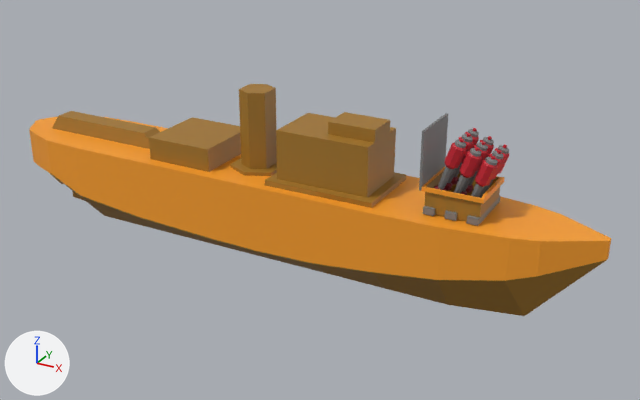
What one commit did to the OBJ model assets/3dmodels/Ship_HMCS_Sackville_Hedgehog.obj.
Before and after are seen from a camera (50 mm lens) standing at (3.11, -5.11, 2.8) and looking at (0.25, 0.08, 0.2). Every picture has the same lights, and +X, +Y and +Z are marked at lower left. Where no turn or scale is listed for an object, it has been applied to the vertices.

In view in the first picture: 'HMCS-Sackville'.
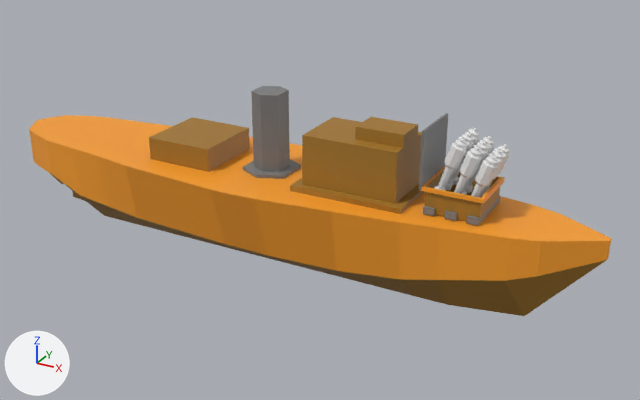
The change, as a diff of the scene's bpy script:
```diff
--- a/assets/3dmodels/Ship_HMCS_Sackville_Hedgehog.obj.py
+++ b/assets/3dmodels/Ship_HMCS_Sackville_Hedgehog.obj.py
@@ mat_material_011 @@
+mat_material_011 = principled_material('Material.011')
+mat_material_011.base_color = (0.8, 0.8, 0.8)  # white #e7e7e7
+mat_material_011.roughness = 1.0
@@ me_hmcs_sackville @@
 # used by ob_hmcs_sackville; location = (0.0, 0.0, 0.0)
-me_hmcs_sackville.from_pydata(...)  # 1096 vertices, 1074 faces; spans x -2.42..2.32, y -0.36..0.36, z -0.27..1.0
+me_hmcs_sackville.from_pydata(...)  # 1086 vertices, 1064 faces; spans x -2.42..2.32, y -0.53..0.53, z -0.27..1.0
+# me_hmcs_sackville part 1
+# 10 vertices are removed from x -2.1..-1.22, y -0.07..0.07, z 0.52
+# 14 faces are deleted
+# 28 vertices in x 0.08..0.89, y -0.35..0.35, z -0.27..0.89 move by (0.2, 0.0, 0.0)
+# 26 vertices in x 0.01..0.77, y -0.29..0.28, z 0.41..0.89 move by (0.21, 0.0, 0.0)
+# 22 vertices in x -0.39..-0.04, y -0.2..0.2, z -0.27..1.0 move by (0.11, 0.0, 0.0)
+# 8 vertices in x -0.1..-0.03, y -0.12..0.12, z -0.27..1.0 move by (0.1, 0.0, 0.0)
+# 30 vertices move from x -1.67..1.35, y -0.36..0.36, z -0.09..0.41 to x -1.67..1.35, y -0.53..0.53, z -0.09..0.41
+# 4 new faces join them, mat_material_015 (picture img_prop_color_png)
+# me_hmcs_sackville part 2: 20 kept faces spanning x -0.28..0.07, y -0.2..0.2, z 0.41..1.0 get new texture (UV) coordinates
+# me_hmcs_sackville part 3: 702 faces spanning x 1.19..1.61, y -0.16..0.17, z 0.44..0.93 switch from mat_material_016 (picture img_torpedo_color_png) to mat_material_011 (white #e7e7e7)
 me_hmcs_sackville.materials.append(mat_material_015)
```

Changed parts and their boxes (x1, y1, x2, y2) in the pictures (640 x 400 px):
'HMCS-Sackville', reshaped: before (29, 84, 611, 316); after (29, 86, 611, 316)
part 1 of me_hmcs_sackville, cut back: before (52, 111, 509, 283); after (53, 117, 509, 283)
part 2 of me_hmcs_sackville, surface changed (brown to grey): before (230, 84, 277, 176); after (243, 86, 301, 179)
part 3 of me_hmcs_sackville, recoloured: (434, 128, 509, 198) in both
